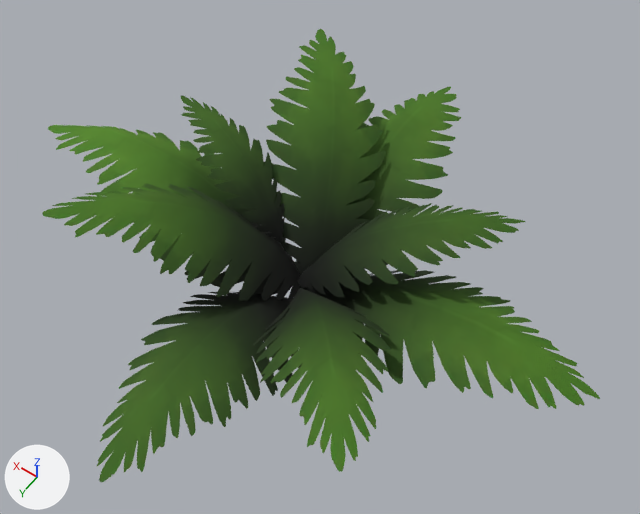
Renders of the glTF model public/models/fern.glb from each side of a commit.
Before and after are seen from a 50 mm lens placed at (-1.42, 1.86, 3.26), pointed at (-0.07, -0.04, 0.29). Every picture has the same lights, and +X, +Y and +Z are marked at lower left. The first picture is the older version. Where no turn or scale is listed for an object, it has been applied to the vertices. Vertices at exactly the same position are counted once.

The first picture shows 'Fern_1'.
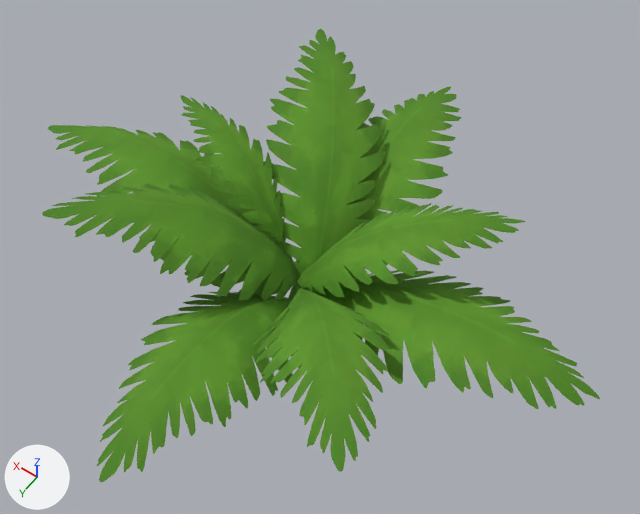
Location of each change, [x1, y1, x2, y2] in pixels of the pictures (640 x 514 px):
'Fern_1', recoloured (lighter): [42, 29, 597, 482] in both

Diff of the bpy script that builds the scene:
```diff
--- a/public/models/fern.glb.py
+++ b/public/models/fern.glb.py
@@ mat_leaves @@
 mat_leaves = bpy.data.materials.new('Leaves')
-# nodes: BsdfPrincipled, Math x3, Mix, OutputMaterial, TexImage, VertexColor
+# nodes: BsdfPrincipled, Math x2, OutputMaterial, TexImage
 # uses the picture img_leaves
@@ me_plane_023 @@
 me_plane_023.from_pydata(...)  # 234 vertices, 288 faces; spans x -1.41..1.41, y -1.33..1.33, z -0.42..0.42
 # used by ob_fern_1; location = (0.032, -0.048, 0.343)
+# me_plane_023 part 1: vertex colours changed
 me_plane_023.materials.append(mat_leaves)
```
